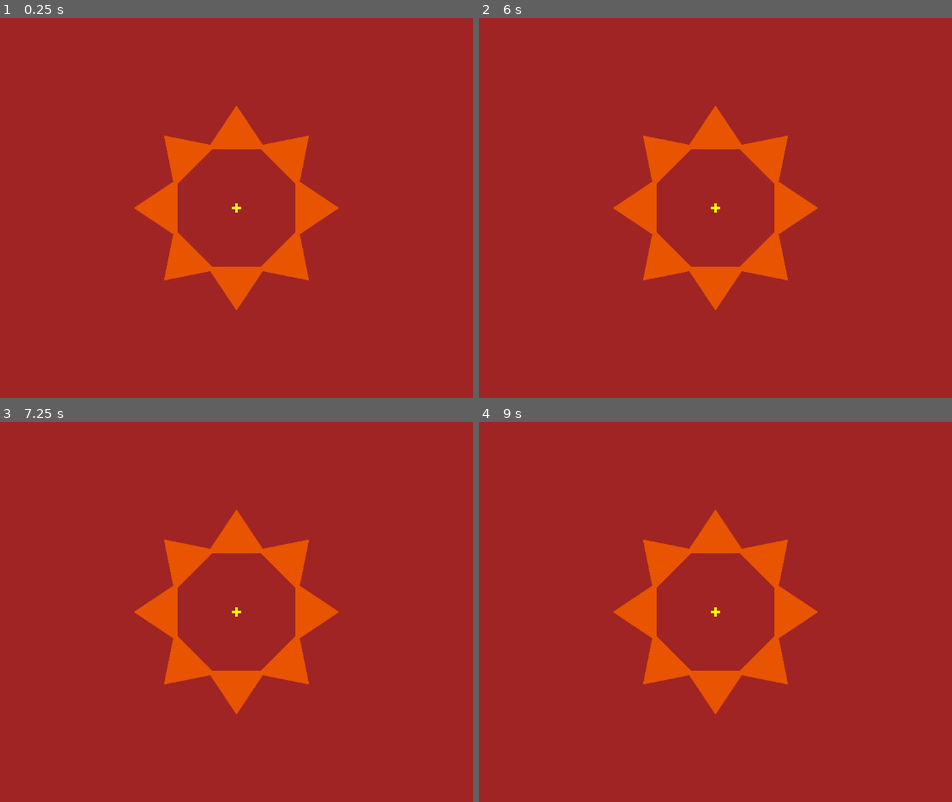
Above: before the commit, frames 1-4 (two rows, left to right).
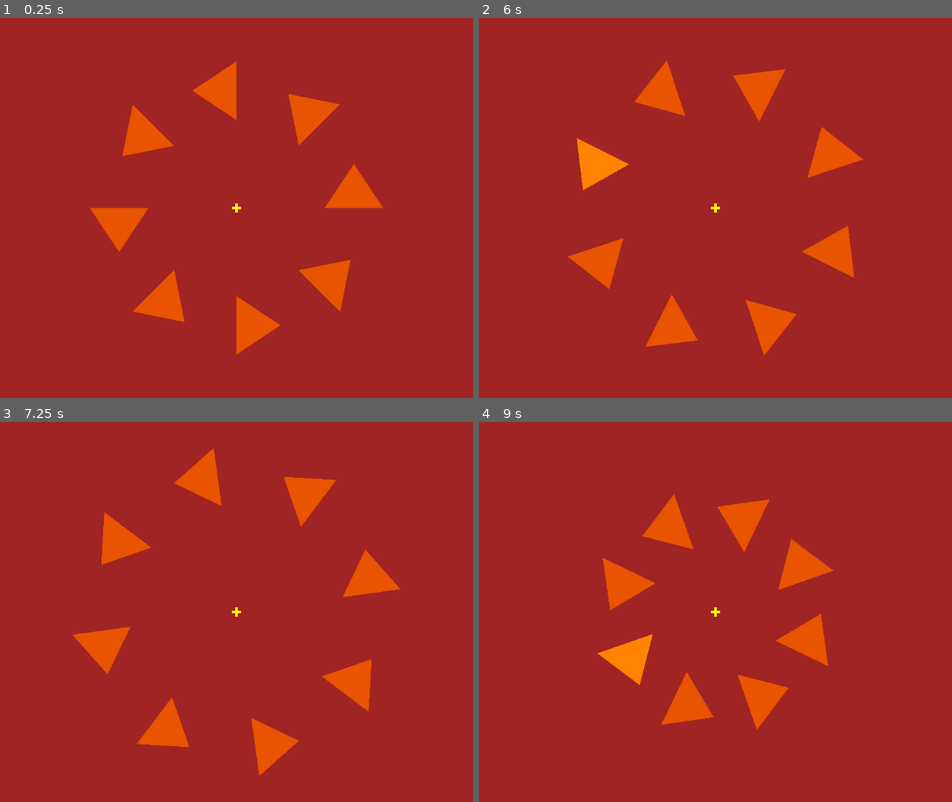
Above: after the commit, the same moments.

Repository: zoeesilcock/symmetar
Game: Godot game, scene res://Main.tscn
The game is run twice, just before and just after one commit, with the same random seed, the same clock (stepped at 60 frames per second) and the same inputs.
Inputs (mouse positions are in pixels of both pictures, inside the frame that each line leads up to):
- Up to frame 1 (0.25 s): no input
- Up to frame 2 (6 s): tap Enter at 0.5, 2, 3.5 s; move the mouse to (862, 189) at 0.52 s; click (862, 189) at 0.67 s; tap Space at 1.25, 2.75, 4.25 s; drag from (578, 227) to (682, 284) at 1.27 s; move the mouse to (781, 124) at 2.02 s; click (781, 124) at 2.17 s; drag from (682, 284) to (512, 151) at 2.77 s; move the mouse to (918, 265) at 3.52 s; click (918, 265) at 3.67 s; drag from (512, 151) to (616, 113) at 4.27 s; move the mouse to (748, 208) at 5.02 s; click (748, 208) at 5.17 s; drag from (616, 113) to (578, 227) at 5.77 s
- Up to frame 3 (7.25 s): move the mouse to (383, 593) at 6.52 s; click (383, 593) at 6.67 s
- Up to frame 4 (9 s): drag from (578, 631) to (682, 688) at 7.27 s; move the mouse to (781, 528) at 8.02 s; click (781, 528) at 8.17 s; drag from (682, 688) to (512, 555) at 8.77 s

The runs differ from the first frame. In frame 1, 11% of the frame differs, in the area x 18-82%, y 11-89%; in frame 2, 11%; in frame 3, 11%; in frame 4, 11%.

Commit message:
Make all slices of the shape draggable

Diff:
--- a/Element.gd
+++ b/Element.gd
@@ -1,51 +1,47 @@
 extends Node2D
 
 # References
-@export var origin_shape: Shape
+@export var shape_scene : PackedScene
 @export var slices_node : Node2D
 
 # Settings
 @export var slice_count : int
-@export var click_radius : int
+@export var initial_radius : float
+@export var shape_rotation : float
 
 # Internal
 var slices
 
 func _ready():
-	origin_shape.allow_drag = true
-	origin_shape.position_changed.connect(_on_position_changed)
-
 	_instantiate_slices()
 	_update_slices()
 
-func _on_position_changed():
-	_update_slices()
+func _on_position_changed(slice_index : int):
+	_update_slices(slice_index)
 
 func _instantiate_slices():
 	slices = []
 	slices.resize(slice_count)
 
-	for i in range(1, slice_count):
-		slices[i] = origin_shape.duplicate()
-		slices[i].allow_drag = false
+	for i in slice_count:
+		slices[i] = shape_scene.instantiate()
+		slices[i].slice_index = i
+		slices[i].name = "Slice" + str(i)
+		slices[i].allow_drag = true
+		slices[i].position = Vector2(initial_radius, 0)
+		slices[i].position_changed.connect(_on_position_changed)
 		slices_node.add_child(slices[i])
 
-func _update_slices():
-	var origin_radius = sqrt(pow(origin_shape.position.x, 2) + pow(origin_shape.position.y, 2))
-	var origin_theta = atan2(origin_shape.position.y, origin_shape.position.x)
-	var origin_rotation = rad_to_deg(origin_shape.rotation)
+func _update_slices(slice_index : int = 0):
+	var slice = slices[slice_index]
+	var origin_radius = sqrt(pow(slice.position.x, 2) + pow(slice.position.y, 2))
+	var origin_theta = atan2(slice.position.y, slice.position.x)
 	var theta_increment = deg_to_rad(360 / slice_count)
 
-#	print(
-#		"Origin -" +
-#		" radius: " + str(origin_radius) +
-#		" theta: " + str(origin_radius) +
-#		" rotation: " + str(origin_rotation)
-#	)
-
-	for i in range(1, slice_count):
-		var theta = i * theta_increment
+	for i in slice_count:
+		var theta = (slice_index - i) * theta_increment
 		var slice_position = (origin_radius * Vector2.from_angle(theta + origin_theta))
 
-		slices[i].position = slice_position - position
-		slices[i].rotation = origin_rotation + theta
+		if (i != slice_index):
+			slices[i].position = slice_position - position
+		slices[i].rotation = origin_theta + deg_to_rad(shape_rotation) + theta
--- a/Element.tscn
+++ b/Element.tscn
@@ -3,14 +3,11 @@
 [ext_resource type="Script" path="res://Element.gd" id="1_0qwk2"]
 [ext_resource type="PackedScene" uid="uid://cwks7l8024dh0" path="res://Shape.tscn" id="1_lee8m"]
 
-[node name="Element" type="Node2D" node_paths=PackedStringArray("origin_shape", "slices_node")]
+[node name="Element" type="Node2D" node_paths=PackedStringArray("slices_node")]
 script = ExtResource("1_0qwk2")
-origin_shape = NodePath("OriginShape")
+shape_scene = ExtResource("1_lee8m")
 slices_node = NodePath("Slices")
 slice_count = 8
-click_radius = 100
-
-[node name="OriginShape" parent="." instance=ExtResource("1_lee8m")]
-position = Vector2(0, -100)
+initial_radius = 200.0
 
 [node name="Slices" type="Node2D" parent="."]
--- a/Shape.gd
+++ b/Shape.gd
@@ -6,6 +6,8 @@
 
 # Settings
 @export var allow_drag : bool
+@export var highlight_brighten : float
+@export var slice_index : int
 
 # Signals
 signal position_changed
@@ -13,9 +15,14 @@
 # Internal
 var is_dragging
 var view_to_world
+var original_color
+var highlighted_color
 
 func _ready():
 	view_to_world = get_canvas_transform().affine_inverse()
+	original_color = polygon.color
+	highlighted_color = polygon.color
+	highlighted_color.v += highlight_brighten
 
 func _input(event):
 	if allow_drag:
@@ -23,14 +30,28 @@
 			var world_position = view_to_world * event.position
 			if _is_point_in_shape(world_position - position):
 				if not is_dragging and event.pressed:
-					is_dragging = true
+					_start_dragging()
 
 			if is_dragging and not event.pressed:
-				is_dragging = false
+				_end_dragging()
 
 		if is_dragging && event is InputEventMouseMotion:
-			position = view_to_world * event.position
-			position_changed.emit()
+			_update_dragging(event)
+
+func _start_dragging():
+	is_dragging = true
+	polygon.color = highlighted_color
+
+func _update_dragging(event):
+	position = view_to_world * event.position
+	position_changed.emit(slice_index)
+
+func _end_dragging():
+	is_dragging = false
+	polygon.color = original_color
 
 func _is_point_in_shape(point):
-	return Geometry2D.is_point_in_polygon(point, polygon.get_polygon())
+	return Geometry2D.is_point_in_polygon(
+		point,
+		polygon.get_polygon() * Transform2D(-rotation, Vector2.ZERO)
+	)
--- a/Shape.tscn
+++ b/Shape.tscn
@@ -5,6 +5,7 @@
 [node name="Shape" type="Node2D" node_paths=PackedStringArray("polygon")]
 script = ExtResource("1_7fo6t")
 polygon = NodePath("Polygon2D")
+highlight_brighten = 0.5
 
 [node name="Polygon2D" type="Polygon2D" parent="."]
 color = Color(0.909804, 0.333333, 0, 1)
